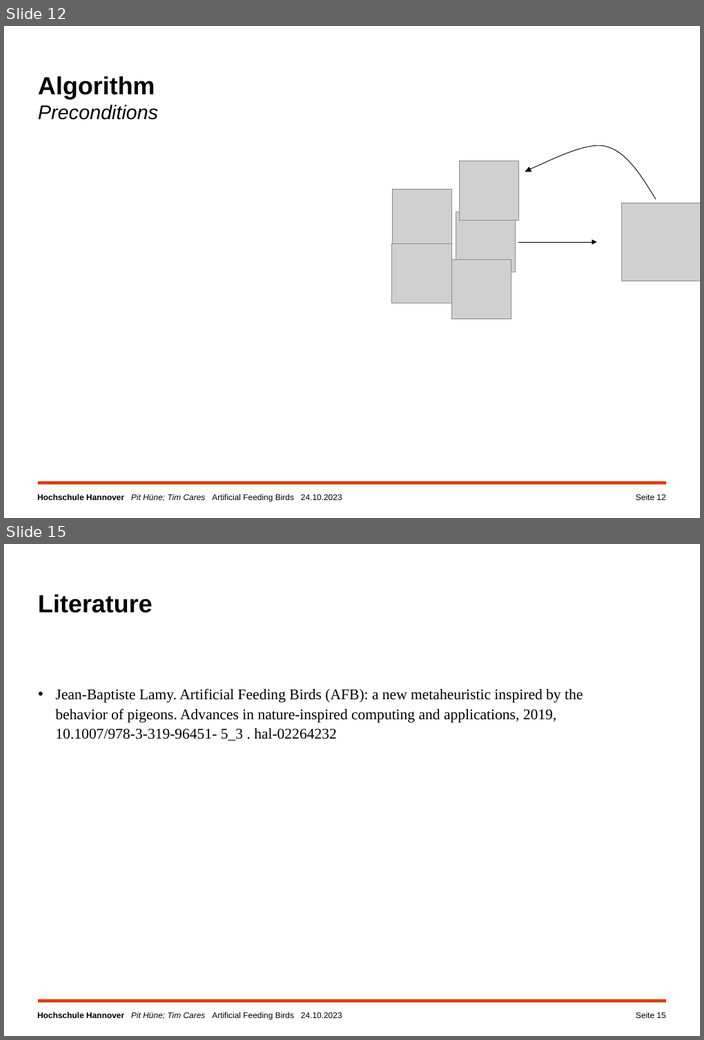
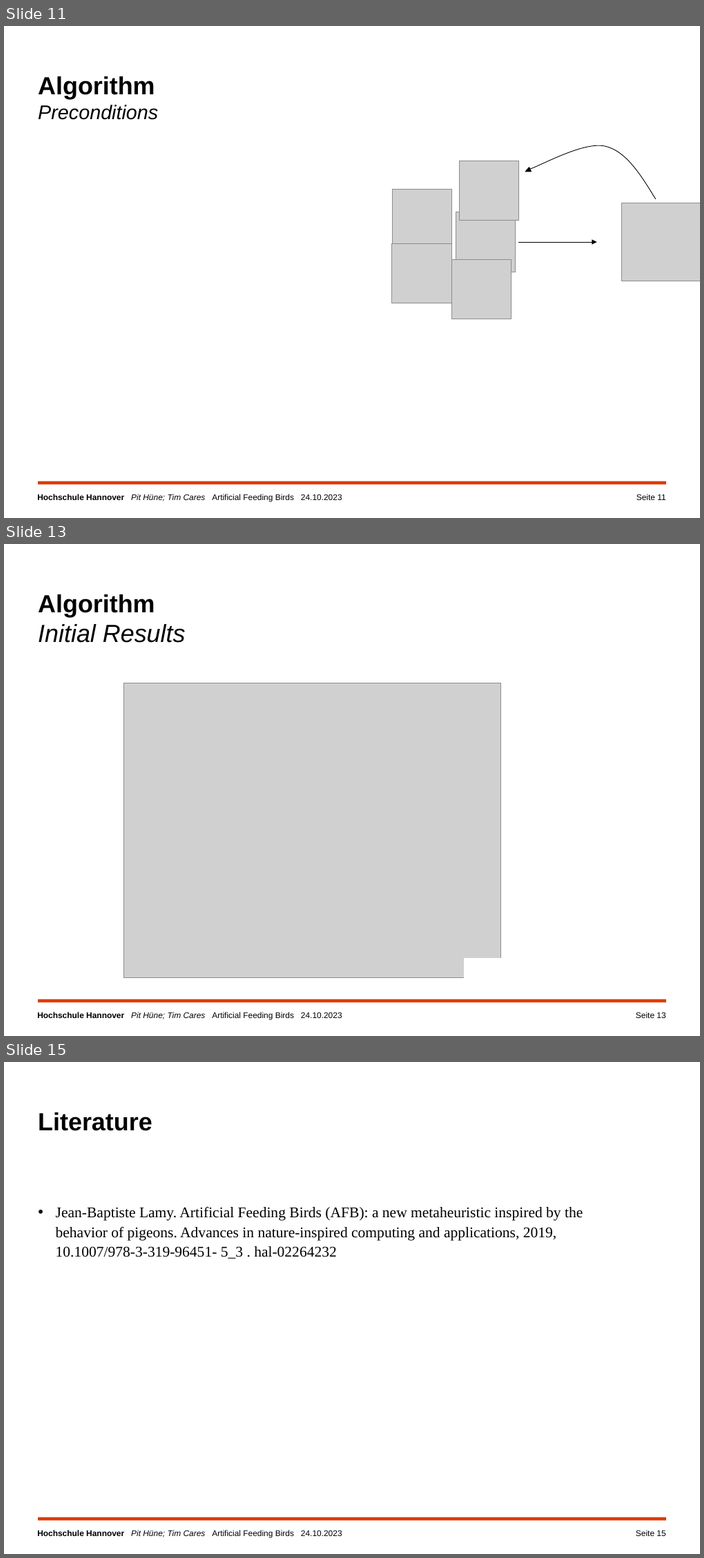
Before and after one commit to TimCares/AFB-Metaheuristic, a slide deck: doc/algorithm.pptx. Shown one above the other, each under a label of ours: slides 12 and 15 before the commit, slides 11, 13 and 15 after it; the slides between them are not shown. The pictures are 704x1040 and 704x1558 pixels, drawn with LibreOffice and Linux fonts; fonts in the diff are those of the drawing; grey boxes stand for pictures; background and template pictures are left out. Boxes give left, top, right and bottom in pixels: in the first picture for what was removed or moved away, otherwise in the second. Text is boxed around its words. In the diff, an @@ line names an element or a change of style, - is before the commit and + after.

```diff
--- a/doc/algorithm.pptx
+++ b/doc/algorithm.pptx
@@ slide 13 added at [4, 544, 700, 1036], background #FFFFFF; not listed: 2 template elements that a slide beside it also shows @@
@@ title added at [38, 594, 185, 643], 30 pt, text #000000, italic @@
+Algorithm
+Initial Results
@@ picture added at [123, 683, 501, 978] @@
@@ rectangle added at [464, 959, 512, 982], fill #FFFFFF, outline #FFFFFF 0.75 pt @@
@@ page number added at [635, 1012, 665, 1018], 10 pt, text #000000 @@
+Seite 13
@@ what was slide 12 is now slide 11 @@
@@ page number at [636, 494, 665, 500]: text changed @@
-Seite 12
+Seite 11
```
Also in this commit, not shown: 4 slides changed, 1 slide removed.
